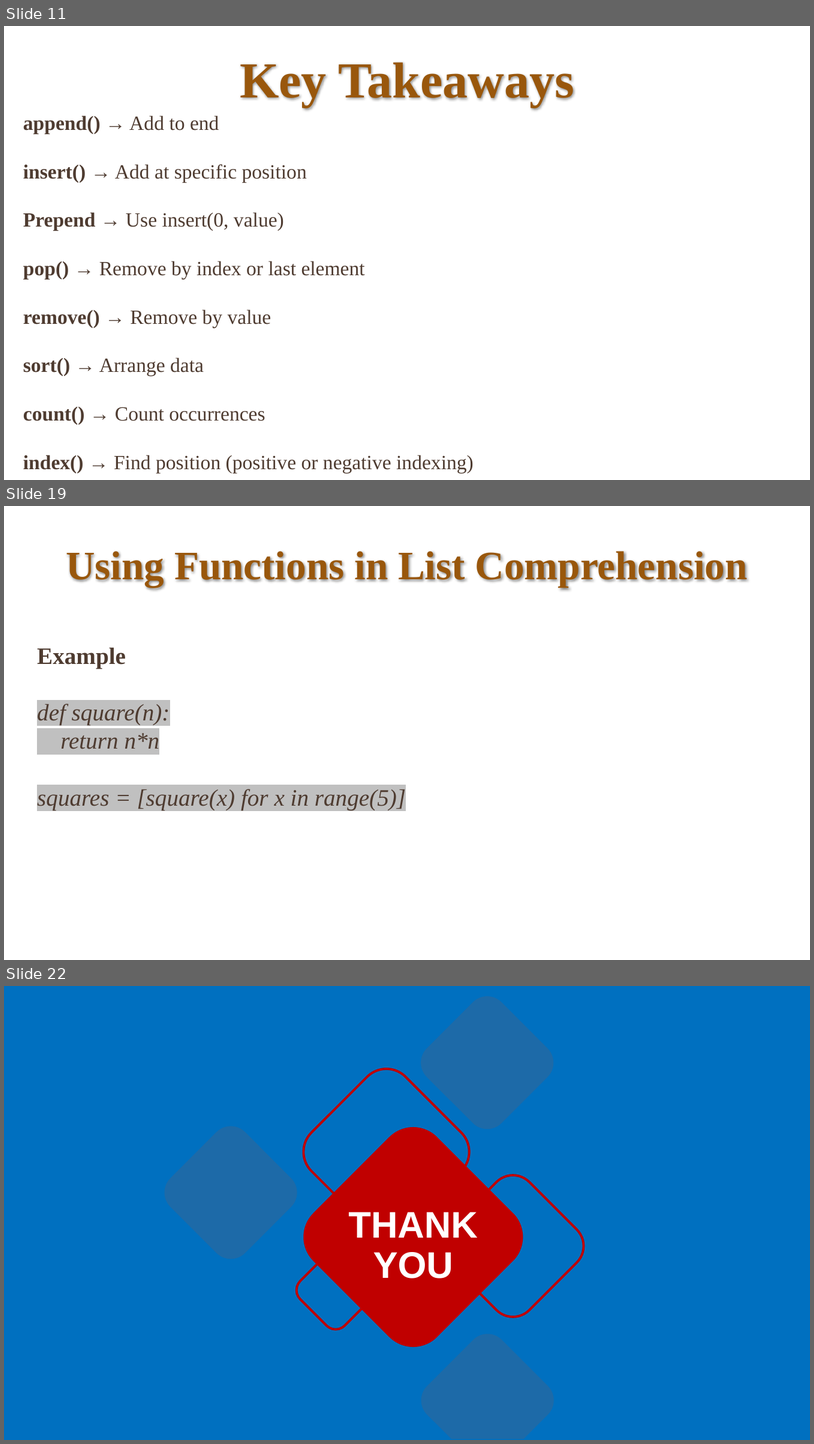
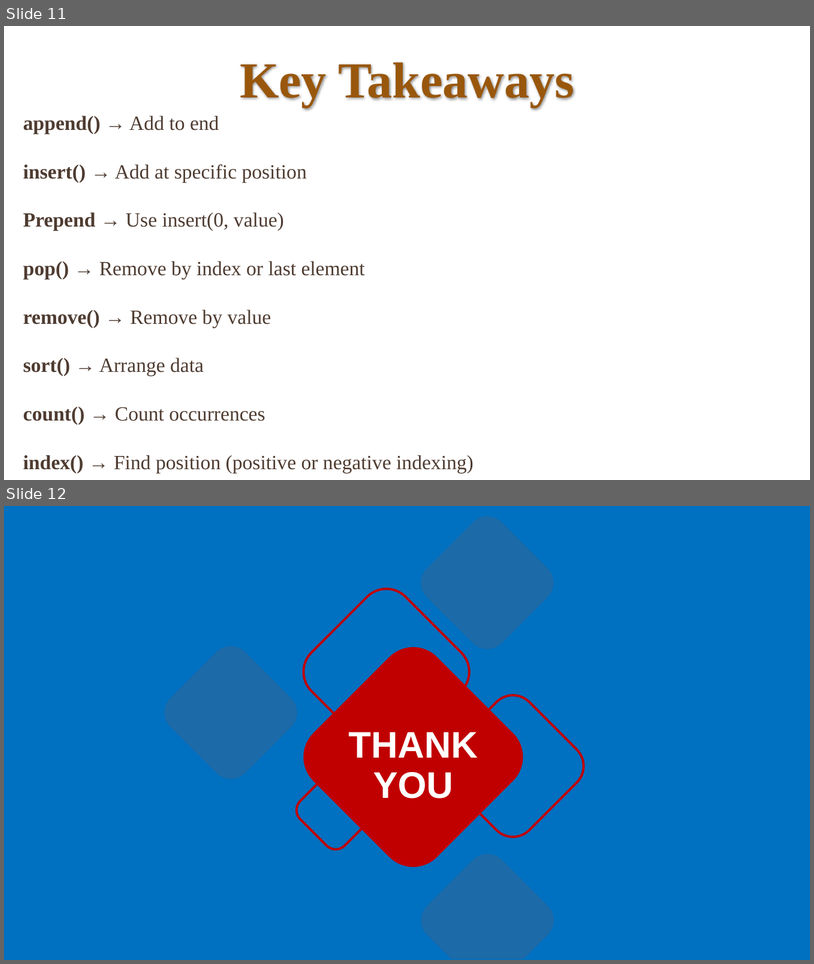
Before and after one commit to bahadurCorvit/Advance_Python, a slide deck: lectures/Lec11.pptx. Shown one above the other, each under a label of ours: slides 11, 19 and 22 before the commit, slides 11 and 12 after it; the slides between them are not shown. The pictures are 814x1444 and 814x964 pixels, drawn with LibreOffice and Linux fonts; fonts in the diff are those of the drawing. Boxes give left, top, right and bottom in pixels: in the first picture for what was removed or moved away, otherwise in the second. Text is boxed around its words. In the diff, an @@ line names an element or a change of style, - is before the commit and + after.

```diff
--- a/lectures/Lec11.pptx
+++ b/lectures/Lec11.pptx
@@ slide 19 removed at bbox=[4, 506, 810, 960], background #FFFFFF @@
@@ title removed at bbox=[66, 551, 748, 587] @@
-Using Functions in List Comprehension
@@ text removed at bbox=[37, 647, 406, 810] @@
-Example
-def square(n):
-return n*n
-squares = [square(x) for x in range(5)]
@@ what was slide 22 is now slide 12 @@
```
Also in this commit, not shown: 9 other slides removed, 2 other files.
